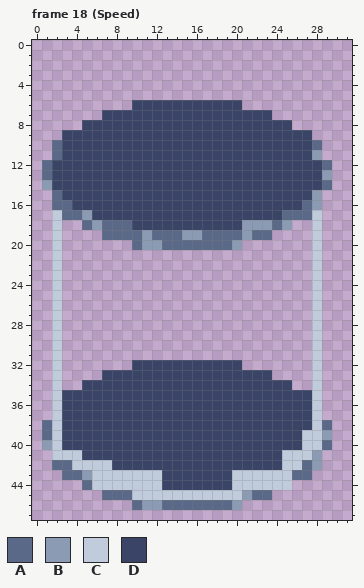
Pixel-art file -- Assets/Textures/Aseprite Filer/TestTube_Animations.aseprite. That is the earlier state.
32x48 pixels, 18 frames. Shown: frame 18 (Speed). The commit also changed other frames, which this record leaves out.
Visible layers, top first: "TestTubH/Layer 4", "TestTubH/Layer 2 #2", "TestTubH/Layer 3", "TestTubH/BloodSpear Anim", "TestTubH/Detaljer", "TestTubH/Filling", "TestTubH/Layer 2", "Layer 1".
Palette (. is transparent): A #5a6988  B #8b9bb4  C #c0cbdc  D #3a4466
Pixels before, frame 18 (Speed), first column x 1:
 6 .........DDDDDDDDDDD.........
 7 ......DDDDDDDDDDDDDDDDD......
 8 ....DDDDDDDDDDDDDDDDDDDDD....
 9 ..DDDDDDDDDDDDDDDDDDDDDDDDD..
10 .ADDDDDDDDDDDDDDDDDDDDDDDDDA.
11 .ADDDDDDDDDDDDDDDDDDDDDDDDDB.
12 ADDDDDDDDDDDDDDDDDDDDDDDDDDDA
13 ADDDDDDDDDDDDDDDDDDDDDDDDDDDB
14 BDDDDDDDDDDDDDDDDDDDDDDDDDDDA
15 .ADDDDDDDDDDDDDDDDDDDDDDDDDB.
16 .AADDDDDDDDDDDDDDDDDDDDDDDAB.
17 .CAABDDDDDDDDDDDDDDDDDDDAAAC.
18 .C..ABAAADDDDDDDDDDDBBBAB..C.
19 .C....AAAABAAABBAAAABAA....C.
20 .C.......ABBAAAAAAAB.......C.
21 .C.........................C.
22 .C.........................C.
23 .C.........................C.
24 .C.........................C.
25 .C.........................C.
26 .C.........................C.
27 .C.........................C.
28 .C.........................C.
29 .C.........................C.
30 .C.........................C.
31 .C.........................C.
32 .C.......DDDDDDDDDDD.......C.
33 .C....DDDDDDDDDDDDDDDDD....C.
34 .C..DDDDDDDDDDDDDDDDDDDDD..C.
35 .CDDDDDDDDDDDDDDDDDDDDDDDDDC.
36 .CDDDDDDDDDDDDDDDDDDDDDDDDDC.
37 .CDDDDDDDDDDDDDDDDDDDDDDDDDC.
38 ACDDDDDDDDDDDDDDDDDDDDDDDDDCA
39 ACDDDDDDDDDDDDDDDDDDDDDDDDCCB
40 BCDDDDDDDDDDDDDDDDDDDDDDDDCCA
41 .CCCDDDDDDDDDDDDDDDDDDDDCCCB.
42 .AACCCCDDDDDDDDDDDDDDDDDCCAB.
43 ..AABCCCCCCCDDDDDDDCCCCCCAA..
44 ....ACCCCCCCDDDDDDDCCCCCC....
45 ......AAACCCCCCCCCCCBAA......
46 .........ABBAAAAAAAB.........
The result:
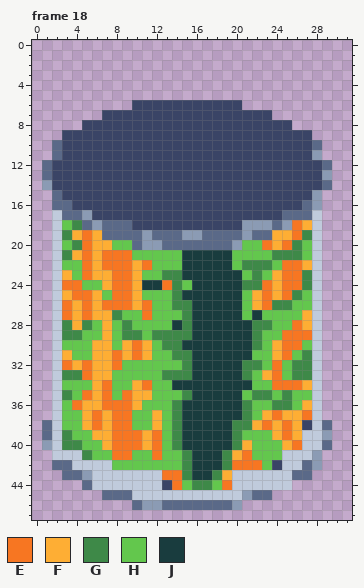
Colours new in this view: E #f77622  F #feae34  G #3e8948  H #63c74d  J #193c3e
Difference:
{"where": "frame 18, layer \"TestTubH/Filling\""}
{"frame":18,"y":18,"x":3,"old":"..","new":"HG"}
{"frame":18,"y":18,"x":26,"old":"..","new":"EF"}
{"frame":18,"y":19,"x":3,"old":"....","new":"GFEF"}
{"frame":18,"y":19,"x":24,"old":"....","new":"FFEG"}
{"frame":18,"y":20,"x":3,"old":".......","new":"HGEFFHH"}
{"frame":18,"y":20,"x":21,"old":".......","new":"HHEFEGH"}
{"frame":18,"y":21,"x":3,"old":".........................","new":"GFEFEEEHHHHHJJJJJHHHHGGGH"}
{"frame":18,"y":22,"x":3,"old":".........................","new":"HHEFEEEFEHHHJJJJJHGGGHEEF"}
{"frame":18,"y":23,"x":3,"old":".........................","new":"FHEFFEEFHHGGJJJJJJHGHFEEG"}
{"frame":18,"y":24,"x":3,"old":".........................","new":"EEHHFEEFJJEGHJJJJJGGEFEEG"}
{"frame":18,"y":25,"x":3,"old":".........................","new":"FEEFHEEFHHHGJJJJJJHFEFEGH"}
{"frame":18,"y":26,"x":3,"old":".........................","new":"EFEFEEEFEHHGGJJJJJHFEGGHH"}
{"frame":18,"y":27,"x":3,"old":".........................","new":"EFEFFGHHEHHHGJJJJJHJHHHHF"}
{"frame":18,"y":28,"x":3,"old":".........................","new":"GFGHFHGHHHHJGJJJJJJGGHHEF"}
{"frame":18,"y":29,"x":3,"old":".........................","new":"GGHHFHGGHGGGGJJJJJJGHHEEE"}
{"frame":18,"y":30,"x":3,"old":".........................","new":"HHHFFHFEFHGGJJJJJJJGHFEEH"}
{"frame":18,"y":31,"x":3,"old":".........................","new":"FHHFFEFEFHHGGJJJJJJHHFEHG"}
{"frame":18,"y":32,"x":3,"old":".......DDDDDDDDDDD.......","new":"EFEFFEHHHHHHGJJJJJGGHEHGG"}
{"frame":18,"y":33,"x":3,"old":"....DDDDDDDDDDDDDDDDD....","new":"GGEFFHHHHHGGGJJJJJGHFEHGG"}
{"frame":18,"y":34,"x":3,"old":"..DDDDDDDDDDDDDDDDDDDDD..","new":"HHHFEHHFEHHJJJJJJJJHHEEEF"}
{"frame":18,"y":35,"x":3,"old":"DDDDDDDDDDDDDDDDDDDDDDDDD","new":"GHEFEHEFFHHHGJJJJJHGGHGHH"}
{"frame":18,"y":36,"x":3,"old":"DDDDDDDDDDDDDDDDDDDDDDDDD","new":"HEFFEEEFHHHGJJJJJJGHHGGHF"}
{"frame":18,"y":37,"x":3,"old":"DDDDDDDDDDDDDDDDDDDDDDDDD","new":"HHFEFEEHHFHGJJJJJJGHFEFFE"}
{"frame":18,"y":38,"x":3,"old":"DDDDDDDDDDDDDDDDDDDDDDDD","new":"HHFEFEEHHFHGJJJJJGGFEFEF"}
{"frame":18,"y":39,"x":3,"old":"DDDDDDDDDDDDDDDDDDDDDDDD","new":"GHHFFEEEFEHGJJJJJGHHHFEF"}
{"frame":18,"y":40,"x":3,"old":"DDDDDDDDDDDDDDDDDDDDDDDD","new":"GGHHFEEEFEHGJJJJJGFHHHFE"}
{"frame":18,"y":41,"x":5,"old":"DDDDDDDDDDDDDDDDDDDD","new":"GHHEEHHEHHGJJJGFEHHH"}
{"frame":18,"y":42,"x":8,"old":"DDDDDDDDDDDDDDDD","new":"HHHHHHHGJJJGEEEH"}
{"frame":18,"y":43,"x":13,"old":"DDDDDDD","new":"EEGJJGF"}
{"frame":18,"y":44,"x":14,"old":"DDDDDD","new":"EHGGHE"}
